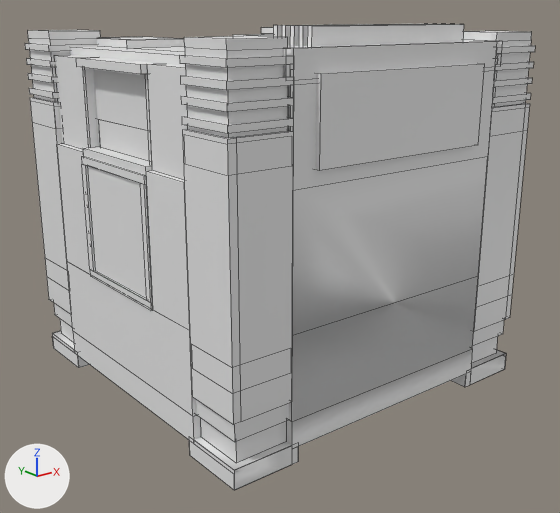
The OBJ model src/main/resources/assets/dimensionalfluxminer/models/block/dimensional_flux_miner/geometry/body_basic.obj: old version first, new version second.
Rendered twice from a 50 mm camera at (-3.6, -5.74, 3.08) aimed at (0.46, -0.67, 1.05). Lighting does not change. The marker at lower left points along +X, +Y and +Z. The older version comes first. Mesh edges are drawn as thin lines. Materials are left out; every surface is plain grey. Where no turn or scale is listed for an object, it has been applied to the vertices. Vertices at exactly the same position are counted once.

The scene before the commit, as lines of its bpy script (objects in view):
```python
ob_body_basic = bpy.data.objects.new('body_basic', me_body_basic)
ob_body_basic.location = (0.0, 0.0, 0.0)
```
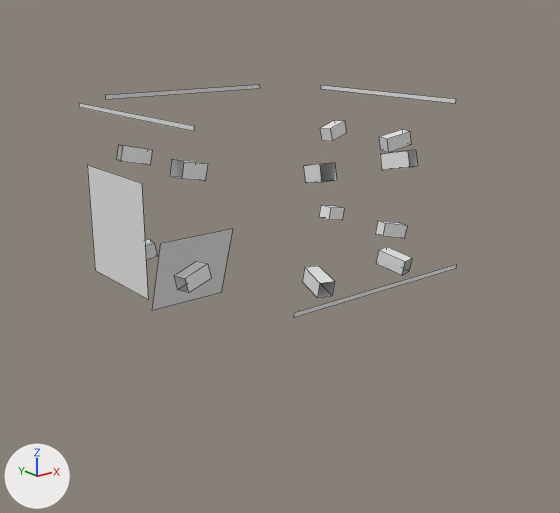
Where the change shows, as pixel boxes [x1, y1, x2, y2] in the pictures (560 x 513 px):
```json
{"object": "body_basic", "change": "reshaped", "before": [25, 24, 535, 490], "after": [79, 85, 456, 318]}
{"part": 1, "of": "me_body_basic", "change": "deleted", "before": [25, 24, 535, 490]}
```

Scene script edits in JSON lines:
```json
{"block": "me_body_basic", "where": "# used by ob_body_basic; location = (0.0, 0.0, 0.0)"}
{"op": "remove", "block": "me_body_basic", "code": "me_body_basic.from_pydata(...)  # 1286 vertices, 870 faces; spans x -1.02..2.02, y -2.04..1.0, z 0.0..3.0"}
{"op": "add", "block": "me_body_basic", "code": "me_body_basic.from_pydata(...)  # 763 vertices, 67 faces; spans x -1.02..2.02, y -2.04..1.0, z 0.0..3.0"}
{"block": "me_body_basic", "change": "me_body_basic part 1: 523 vertices removed from x -1.02..2.02, y -2.04..1.0, z 0.0..2.88"}
```
